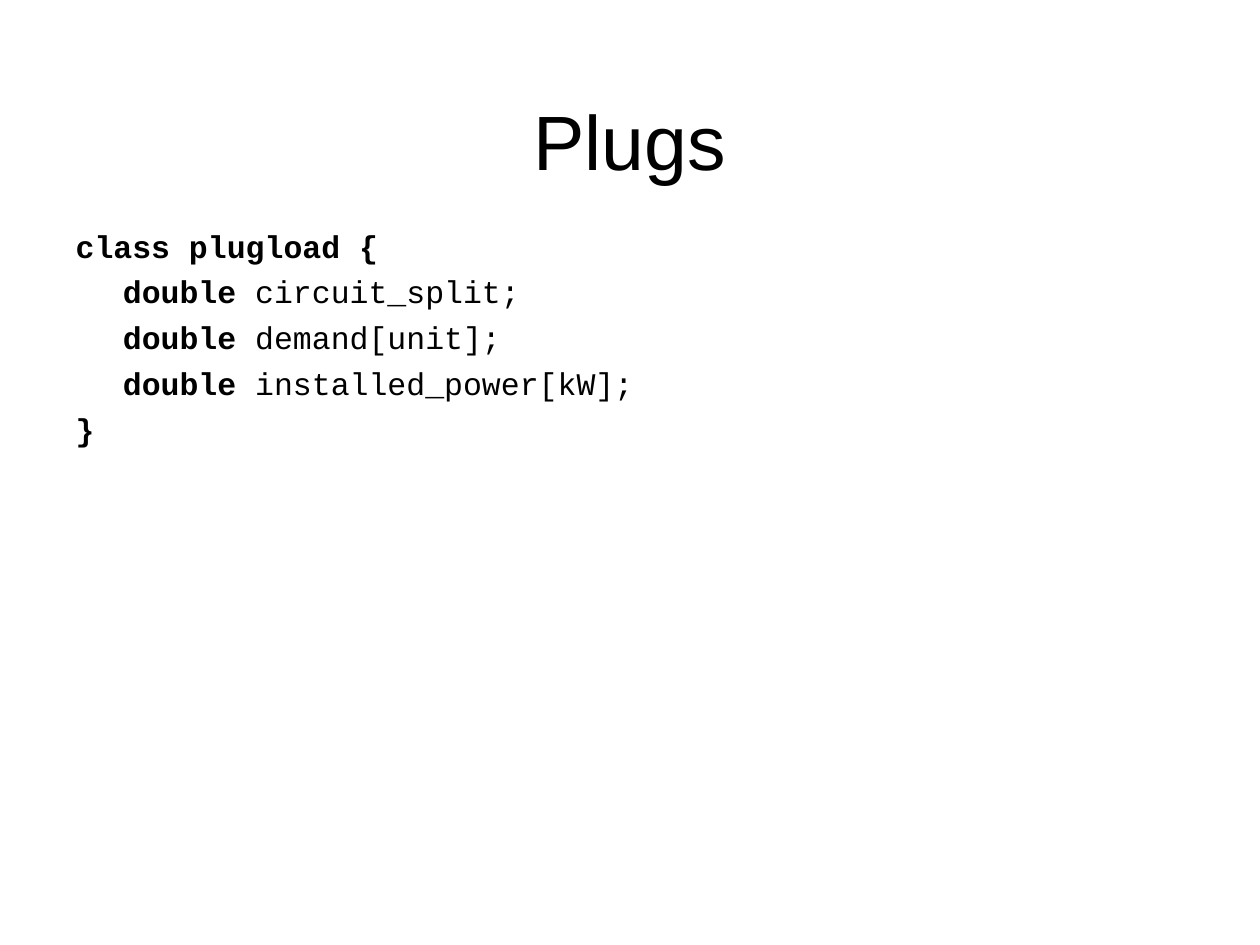
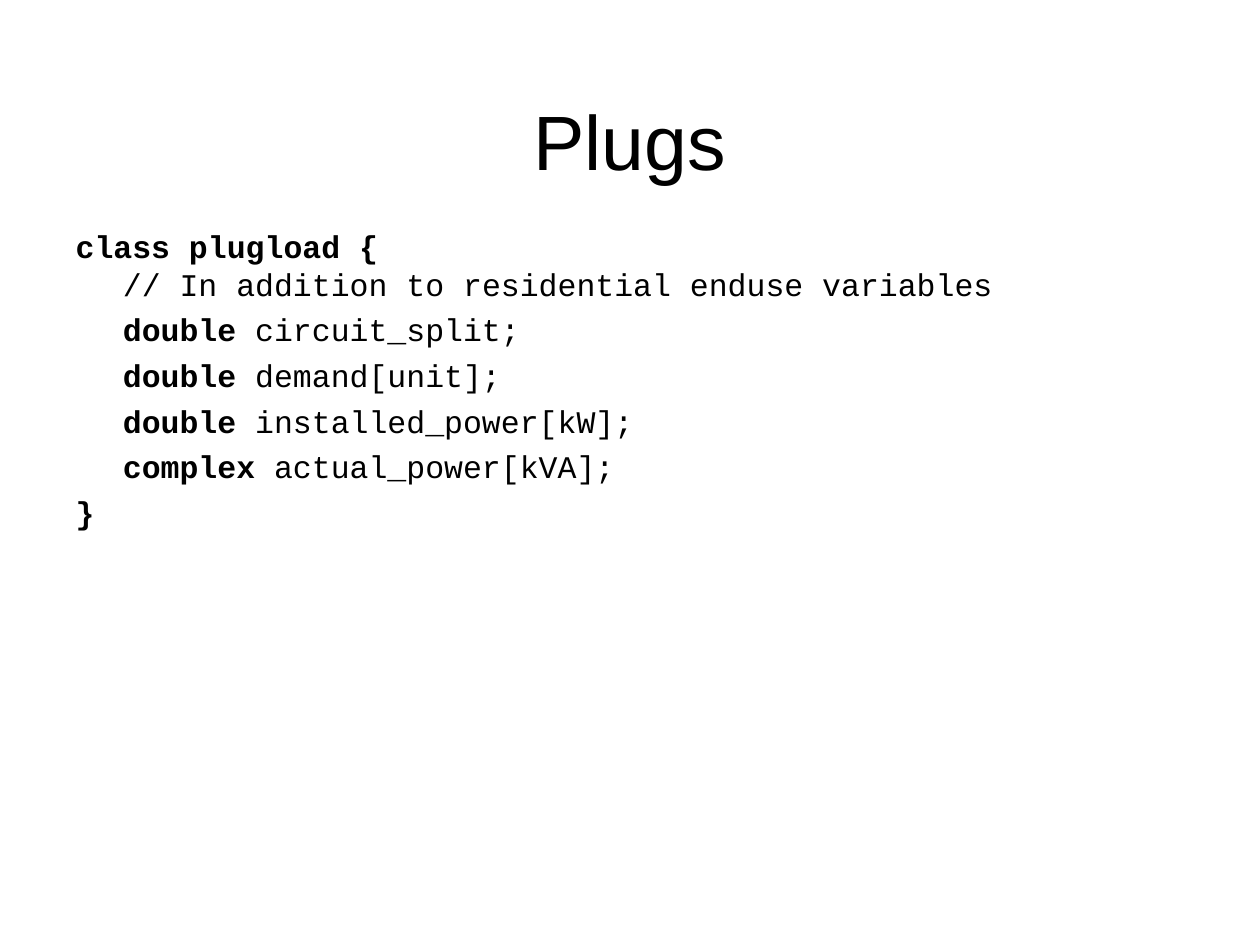
Before and after one commit to gridlab-d/course, a slide deck: slide 20 of FourDayCourse/3.2 - Residential.ppt. Drawn at 1260x945 pixels with LibreOffice and Linux fonts; fonts in the diff are those of the drawing; background and template pictures are left out. Boxes give left, top, right and bottom in pixels: in the first picture for what was removed or moved away, otherwise in the second. Text is boxed around its words. In the diff, an @@ line names an element or a change of style, - is before the commit and + after.

```diff
--- a/FourDayCourse/3.2 - Residential.ppt
+++ b/FourDayCourse/3.2 - Residential.ppt
@@ text at <box>76,235,992,297</box>: text changed; bold off @@
-class plugload {
+class plugload {
+// In addition to residential enduse variables
@@ text at <box>123,456,614,485</box>: paragraph added @@
+complex actual_power[kVA];
```
Also in this commit, not shown: 10 other slides changed, 1 slide added, 2 other files.
